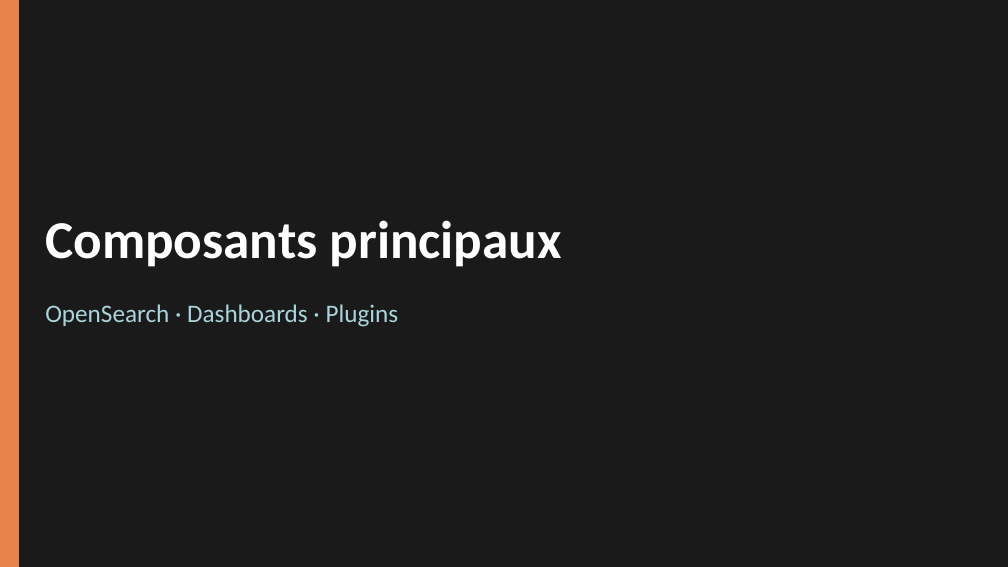
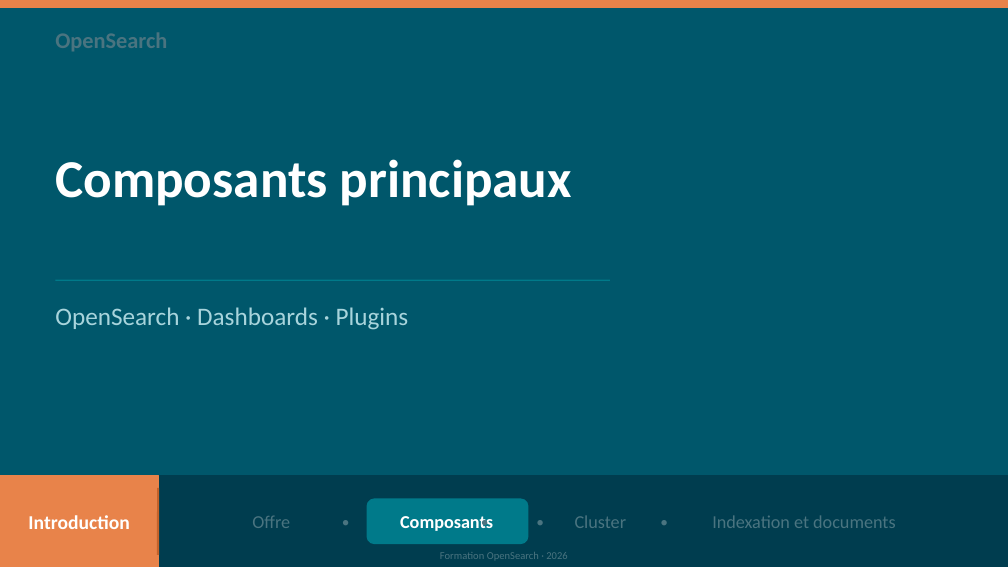
Before and after one commit to dthibau/opensearch, a slide deck: slide 14 of opensearch.pptx. Drawn at 1008x567 pixels with LibreOffice and Linux fonts; fonts in the diff are those of the drawing. Boxes give left, top, right and bottom in pixels: in the first picture for what was removed or moved away, otherwise in the second. Text is boxed around its words. In the diff, an @@ line names an element or a change of style, - is before the commit and + after.

```diff
--- a/opensearch.pptx
+++ b/opensearch.pptx
@@ background #1A1A1A to #00576B @@
@@ rectangle removed at bbox=[0, 0, 18, 567] @@
@@ rectangle added at bbox=[0, 0, 1008, 7], fill #E8834A, outline #E8834A 1 pt @@
@@ text added at bbox=[55, 32, 167, 51], 16 pt, text #4A7480, bold @@
+OpenSearch
@@ text "Composants principaux": place and size @@
-text "Composants principaux" at bbox=[45, 220, 562, 267]
+text "Composants principaux" at bbox=[55, 159, 572, 206]
@@ text "OpenSearch · Dashboards · Plugins": place and size @@
-text "OpenSearch · Dashboards · Plugins" at bbox=[45, 304, 399, 327]
+text "OpenSearch · Dashboards · Plugins" at bbox=[55, 307, 409, 330]
@@ text "OpenSearch · Dashboards · Plugins" at bbox=[55, 307, 409, 330]: vertical alignment top to middle @@
@@ line added from (55, 280) to (610, 280), #007A8A 1 pt @@
@@ rectangle added at bbox=[0, 476, 1008, 566], fill #003D4F, outline #003D4F 1 pt @@
@@ rectangle added at bbox=[0, 476, 158, 566], fill #E8834A, outline #E8834A 1 pt @@
@@ line added from (158, 488) to (158, 554), #C4622A 1.5 pt @@
@@ text added at bbox=[319, 501, 374, 541], 11 pt, text #4A7480 @@
+•
@@ rounded rectangle added at bbox=[367, 499, 527, 543], fill #007A8A, outline #007A8A 1 pt @@
@@ text added at bbox=[457, 501, 512, 541], 11 pt, text #4A7480 @@
+•
@@ text added at bbox=[512, 501, 568, 541], 11 pt, text #4A7480 @@
+•
@@ text added at bbox=[637, 501, 692, 541], 11 pt, text #4A7480 @@
+•
@@ text added at bbox=[28, 515, 130, 529], 14 pt, text #FFFFFF, bold @@
+Introduction
@@ text added at bbox=[252, 516, 290, 528], 13 pt, text #4A7480 @@
+Offre
@@ text added at bbox=[400, 516, 493, 531], 13 pt, text #FFFFFF, bold @@
+Composants
@@ text added at bbox=[575, 515, 627, 528], 13 pt, text #4A7480 @@
+Cluster
@@ text added at bbox=[712, 515, 895, 528], 13 pt, text #4A7480 @@
+Indexation et documents
@@ text added at bbox=[440, 552, 567, 559], 7.5 pt, text #4A7480 @@
+Formation OpenSearch · 2026
```
Also in this commit, not shown: 54 other slides changed, 130 slides added, 8 slides removed, 50 other files.
